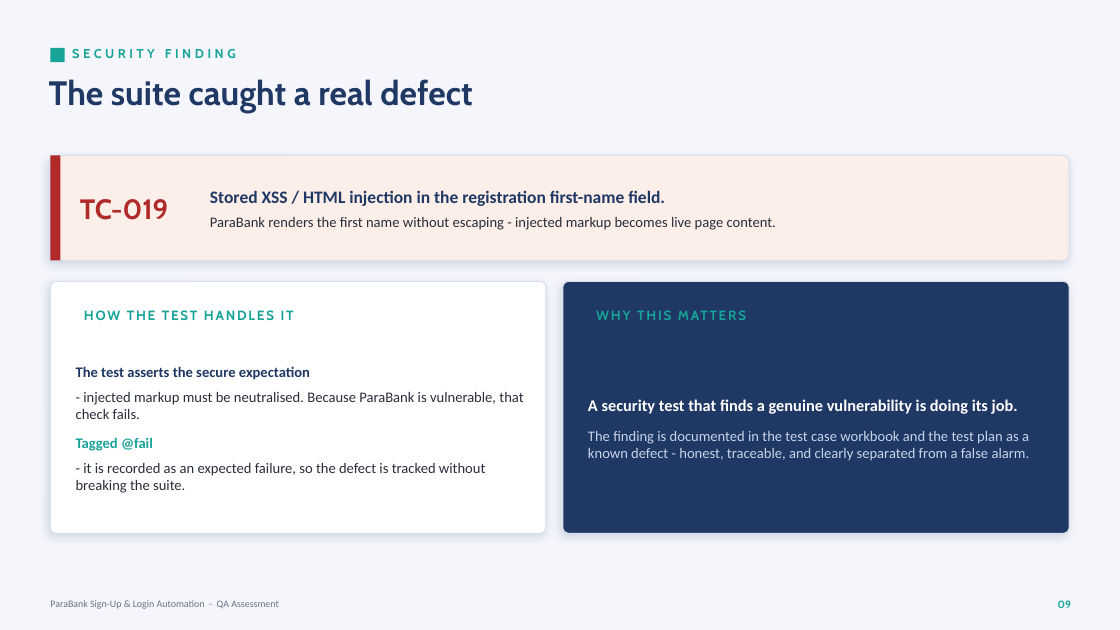
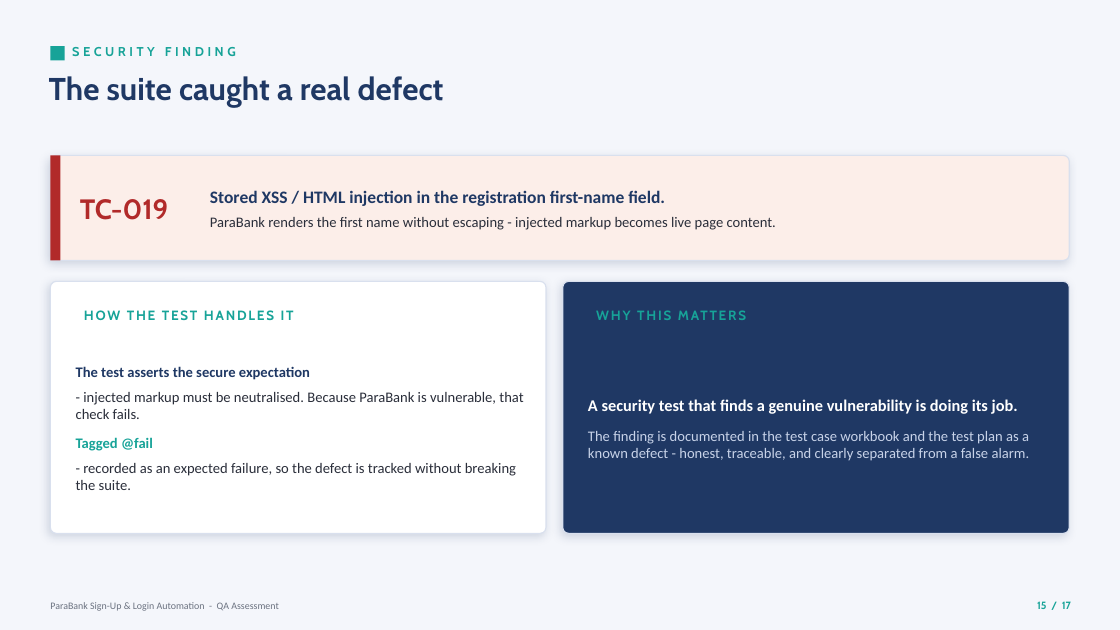
Before and after one commit to ashikmohamed86-svg/parabank-automation, a slide deck: slide 15 of presentation/ParaBank_Assessment_Demo.pptx (slide 9 before the commit). Drawn at 1120x630 pixels with LibreOffice and Linux fonts; fonts in the diff are those of the drawing. Boxes give left, top, right and bottom in pixels: in the first picture for what was removed or moved away, otherwise in the second. Text is boxed around its words. In the diff, an @@ line names an element or a change of style, - is before the commit and + after.

```diff
--- a/presentation/ParaBank_Assessment_Demo.pptx
+++ b/presentation/ParaBank_Assessment_Demo.pptx
@@ text "The suite caught a real ..." at [49, 76, 444, 107]: size 29 to 27 pt @@
@@ text at [76, 463, 516, 490]: text changed @@
-- it is recorded as an expected failure, so the defect is tracked without breaking the suite.
+- recorded as an expected failure, so the defect is tracked without breaking the suite.
@@ text at [1037, 601, 1071, 609]: text changed @@
-09
+15 / 17
```
Also in this commit, not shown: 8 other slides changed, 8 slides added, 2 slides removed.
